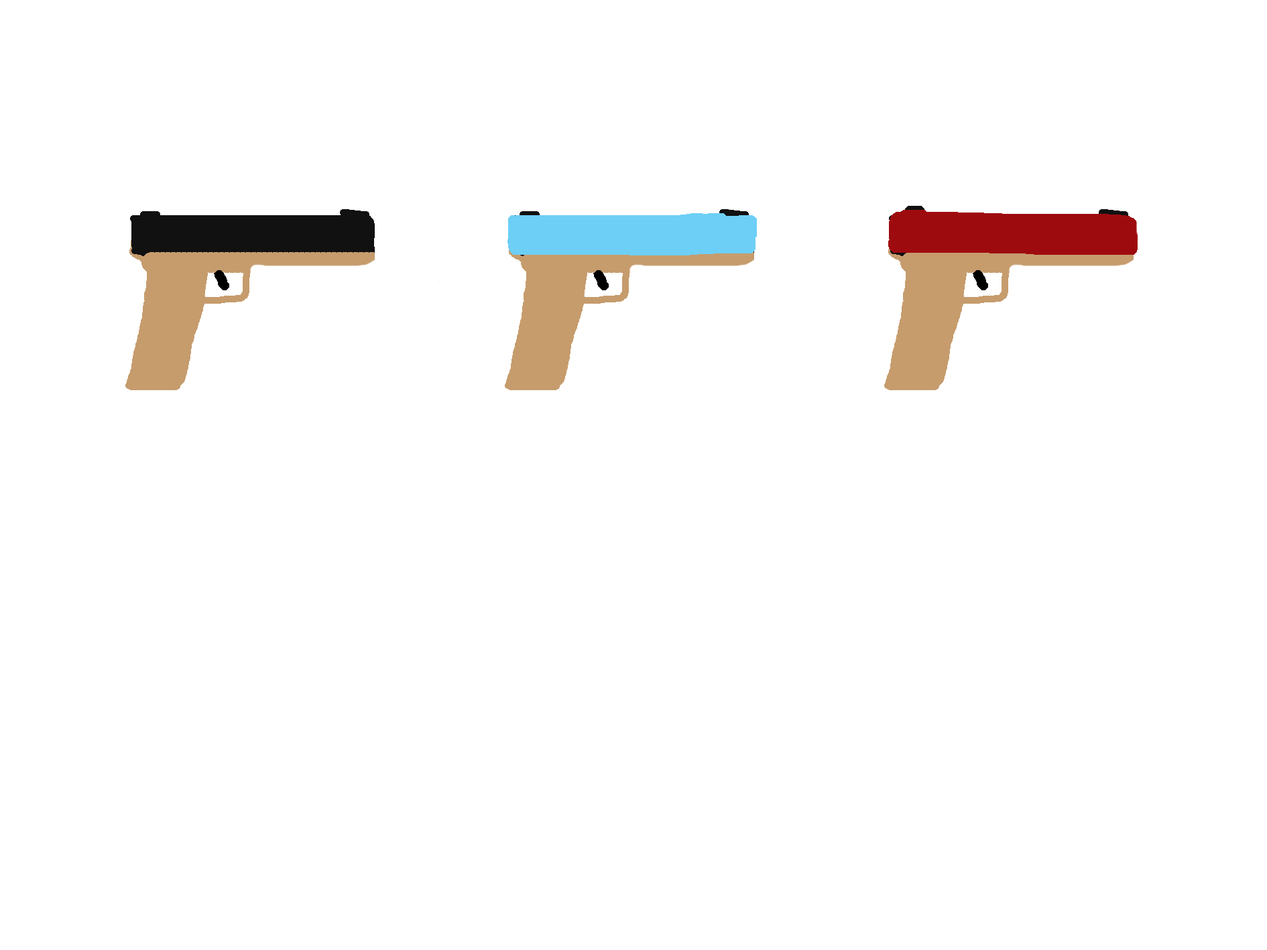
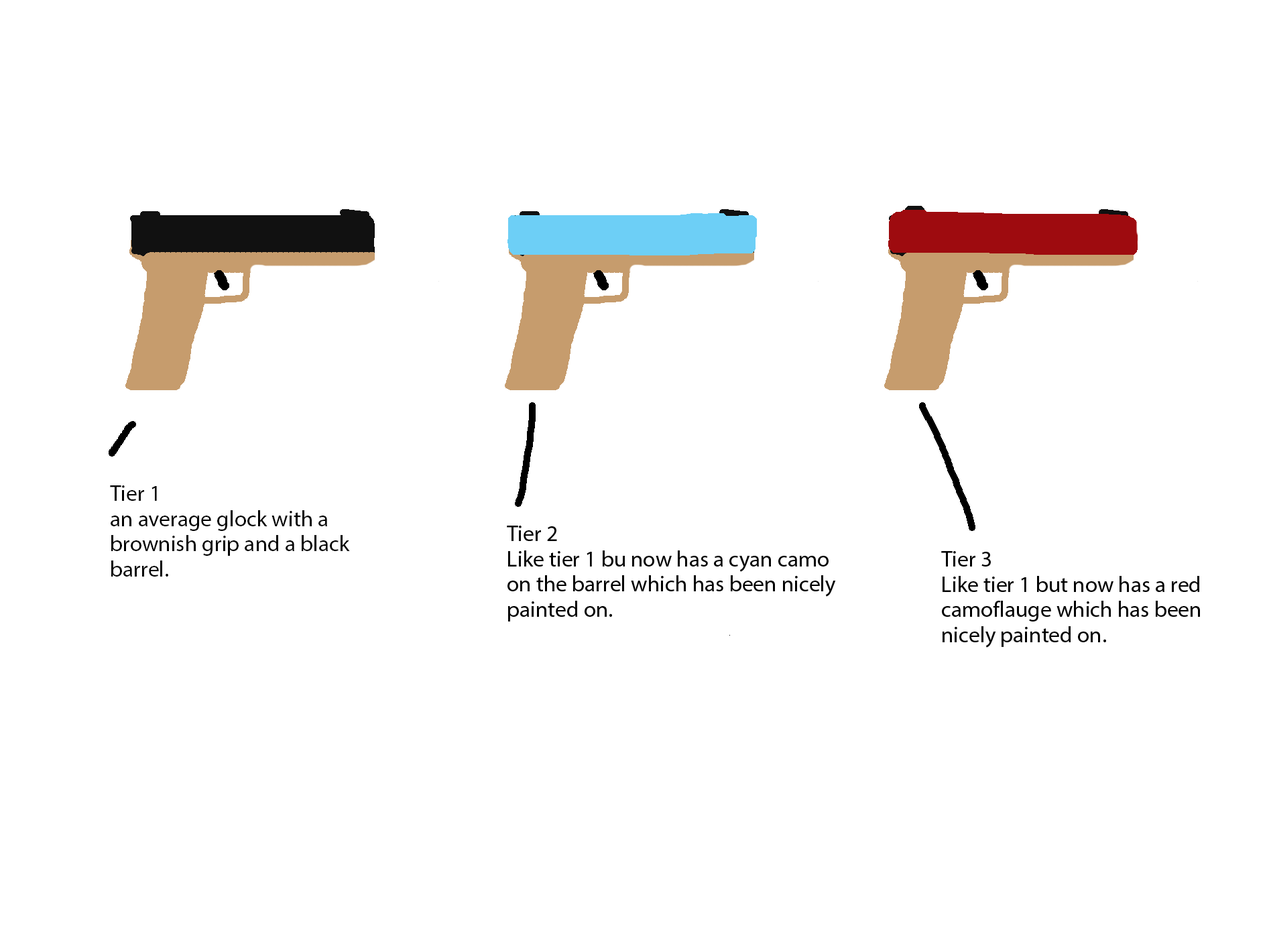
Revision of a layered w=1267, h=950 image; what changed, layer by layer:
added layer "Tier 3 Like tier 1 but now has a red camoflauge which has been" above "Tier 2 Like tier 1 bu now has a cyan camo on the barrel which h" over [919, 402, 1200, 648]
added layer "Tier 2 Like tier 1 bu now has a cyan camo on the barrel which h" above "Layer 1 copy" over [506, 402, 836, 636]
added layer "Tier 1 an average glock with a brownish grip and a black barre" above "Layer 1 copy 2" over [109, 485, 350, 577]
painted on "Layer 1 copy 2" over [108, 420, 137, 457]
